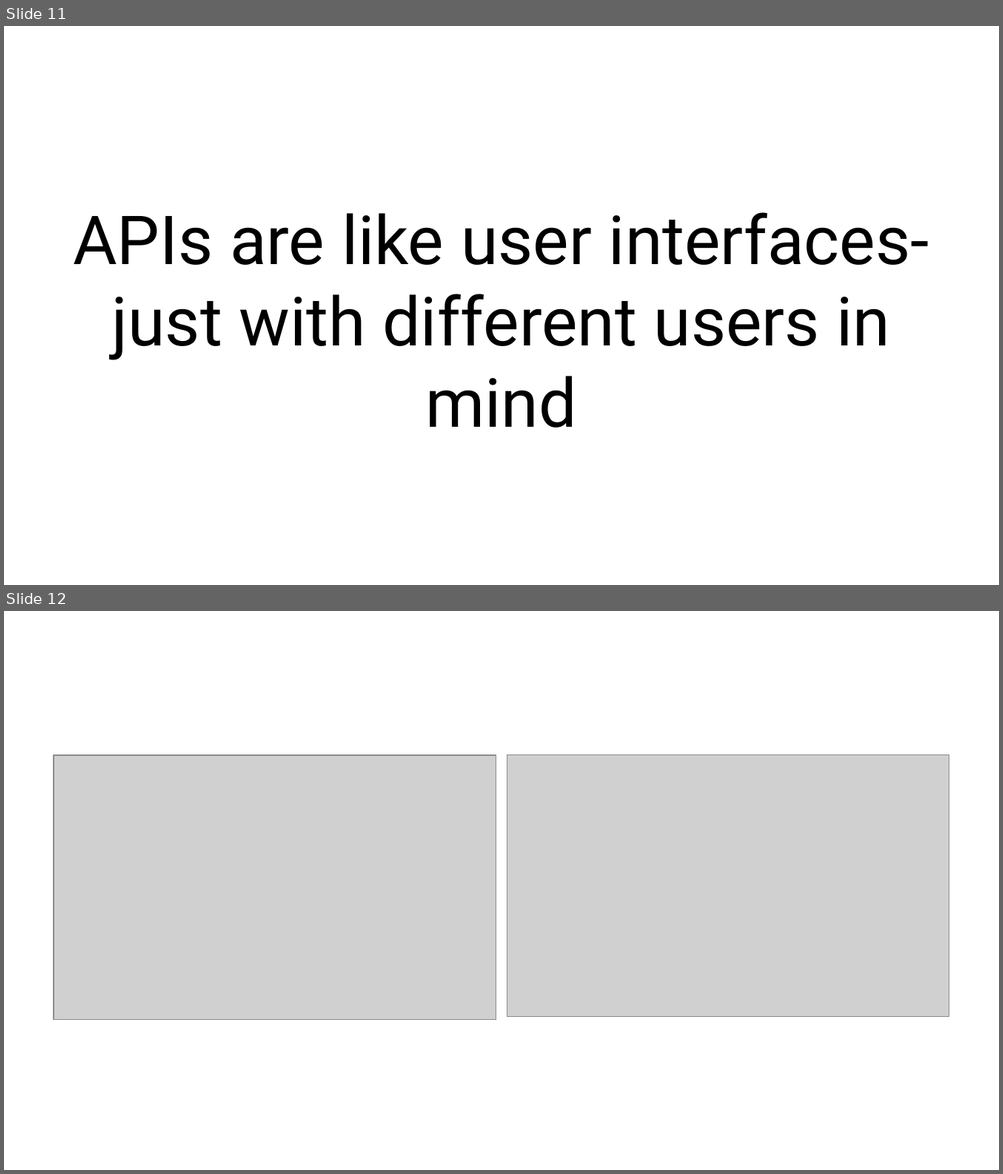
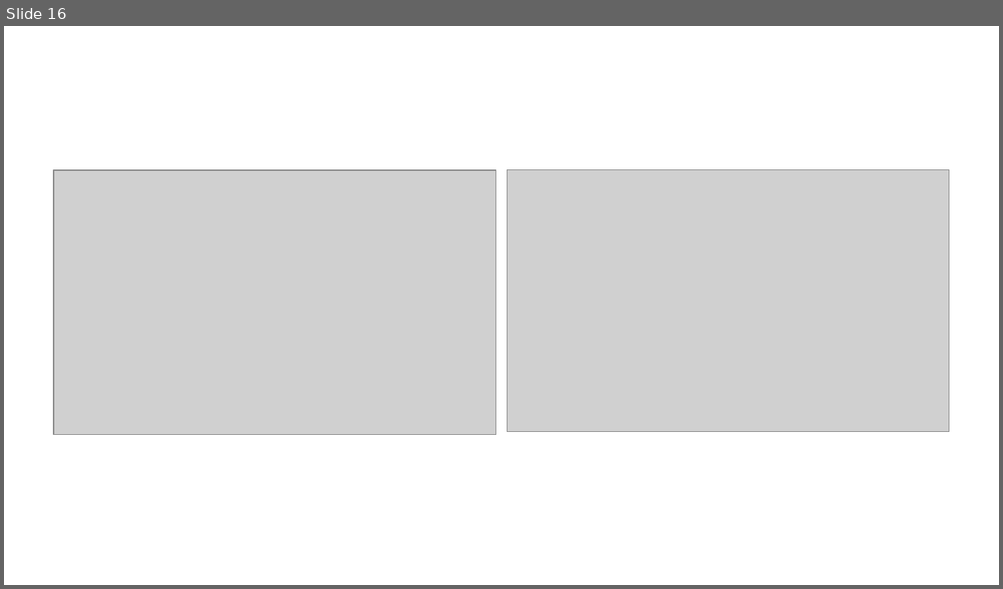
Before and after one commit to KarelZe/SSOS, a slide deck: docs/EnglishSSOS.odp. Shown one above the other, each under a label of ours: slides 11 and 12 before the commit, slide 16 after it. The pictures are 1003x1174 and 1003x589 pixels, drawn with LibreOffice and Linux fonts; fonts in the diff are those of the drawing; grey boxes stand for pictures. Boxes give left, top, right and bottom in pixels: in the first picture for what was removed or moved away, otherwise in the second. Text is boxed around its words. In the diff, an @@ line names an element or a change of style, - is before the commit and + after.

```diff
--- a/docs/EnglishSSOS.odp
+++ b/docs/EnglishSSOS.odp
@@ slide 11 removed at box(4, 26, 999, 585), background #FFFFFF @@
@@ subtitle removed at box(73, 212, 929, 428) @@
-APIs are like user interfaces- just with different users in mind
@@ what was slide 12 is now slide 16 @@
```
Also in this commit, not shown: 1 slide changed, 16 slides added, 5 other slides removed, 1 other file.
